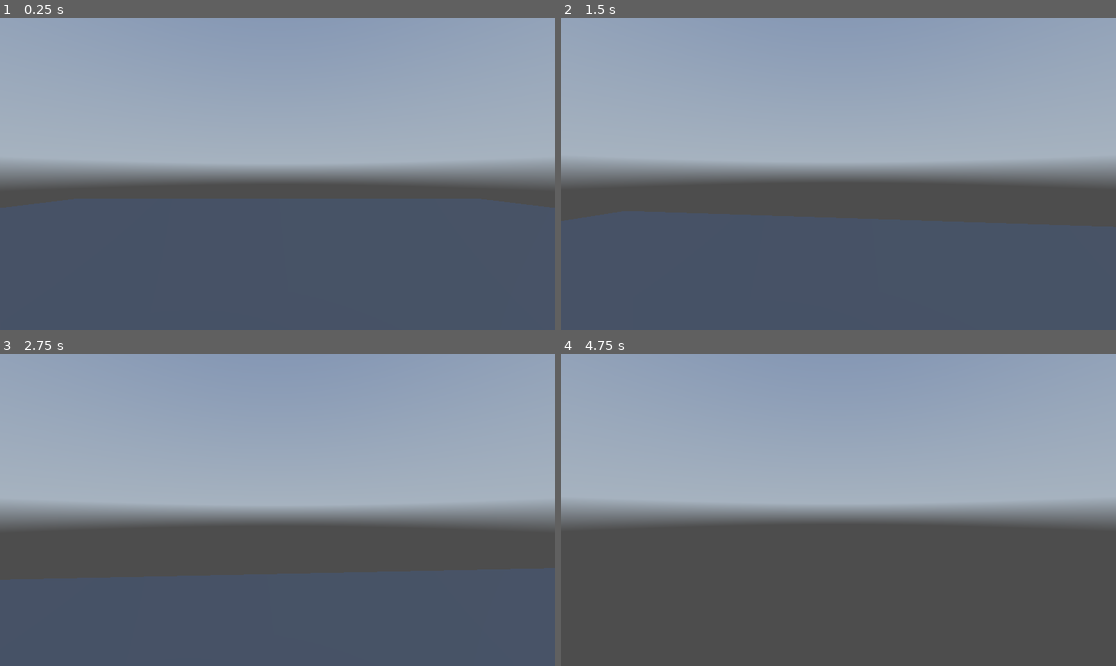
Above: before the commit, frames 1-4 (two rows, left to right).
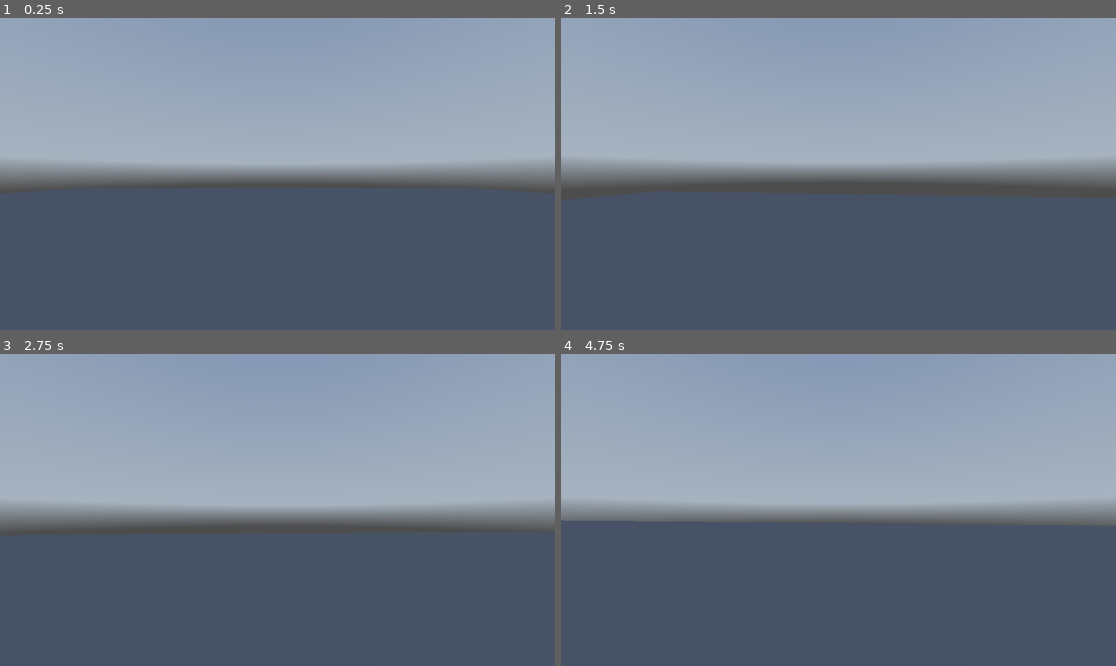
Above: after the commit, the same moments.

Repository: TasteMyAngus/DragonArt
Game: Godot game, scene res://world.tscn
Two runs of this game, one before a commit and one after it. Both use one fixed random seed, a clock stepped at 60 frames per second and the inputs below. A sky picture missing from this copy of the repository is replaced by a grey-blue gradient.
Inputs (mouse positions are in pixels of both pictures, inside the frame that each line leads up to):
- Up to frame 1 (0.25 s): no input
- Up to frame 2 (1.5 s): move the mouse to (866, 174) at 0.52 s; hold Shift (sprint) 0.53-1.28 s; hold W (move_forward) from 0.53 s (still down); tap Space (jump) at 0.77 s; move the mouse to (810, 174) at 1.27 s; tap Shift (sprint) at 1.35 s
- Up to frame 3 (2.75 s): keep holding W (move_forward); tap Space (jump) at 1.52 s; move the mouse to (288, 503) at 2.02 s; hold Shift (sprint) from 2.03 s (still down)
- Up to frame 4 (4.75 s): keep holding W (move_forward); move the mouse to (832, 516) at 2.77 s; release Shift (sprint) at 2.78 s; tap Shift (sprint) at 2.85, 4.35 s; tap Space (jump) at 3.02, 3.77, 4.52 s; move the mouse to (877, 513) at 3.52 s; hold Shift (sprint) 3.53-4.28 s; move the mouse to (794, 506) at 4.27 s

The runs differ from the first frame. In frame 1, 3.5% of the frame differs, in the area x 0-100%, y 54-61%; in frame 2, 7.6%; in frame 3, 13%; in frame 4, 45%, in the area x 0-100%, y 53-100%.

Commit message:
Add navigation mesh and region to world scene
Introduces a NavigationMesh and NavigationRegion3D to the world.tscn, along with a PlaneMesh for visualization. This enables navigation features for pathfinding and AI movement within the scene.

Diff:
--- a/world.tscn
+++ b/world.tscn
@@ -19,6 +19,12 @@
 [sub_resource type="Environment" id="Environment_036b0"]
 background_mode = 2
 sky = SubResource("Sky_aqk2v")
+
+[sub_resource type="NavigationMesh" id="NavigationMesh_fj7yv"]
+vertices = PackedVector3Array(-49.5, 0.5, -49.5, -49.5, 0.5, 49.5, 49.5, 0.5, 49.5, 49.5, 0.5, -49.5)
+polygons = [PackedInt32Array(3, 2, 0), PackedInt32Array(0, 2, 1)]
+
+[sub_resource type="PlaneMesh" id="PlaneMesh_tlwt5"]
 
 [node name="World" type="Node3D"]
 
@@ -49,3 +55,10 @@
 
 [node name="WorldEnvironment" type="WorldEnvironment" parent="."]
 environment = SubResource("Environment_036b0")
+
+[node name="NavigationRegion3D" type="NavigationRegion3D" parent="."]
+navigation_mesh = SubResource("NavigationMesh_fj7yv")
+
+[node name="MeshInstance3D" type="MeshInstance3D" parent="NavigationRegion3D"]
+transform = Transform3D(50, 0, 0, 0, 1, 0, 0, 0, 50, 0, 0, 0)
+mesh = SubResource("PlaneMesh_tlwt5")
Not shown: 1 places in world.tscn that only renumber resources
